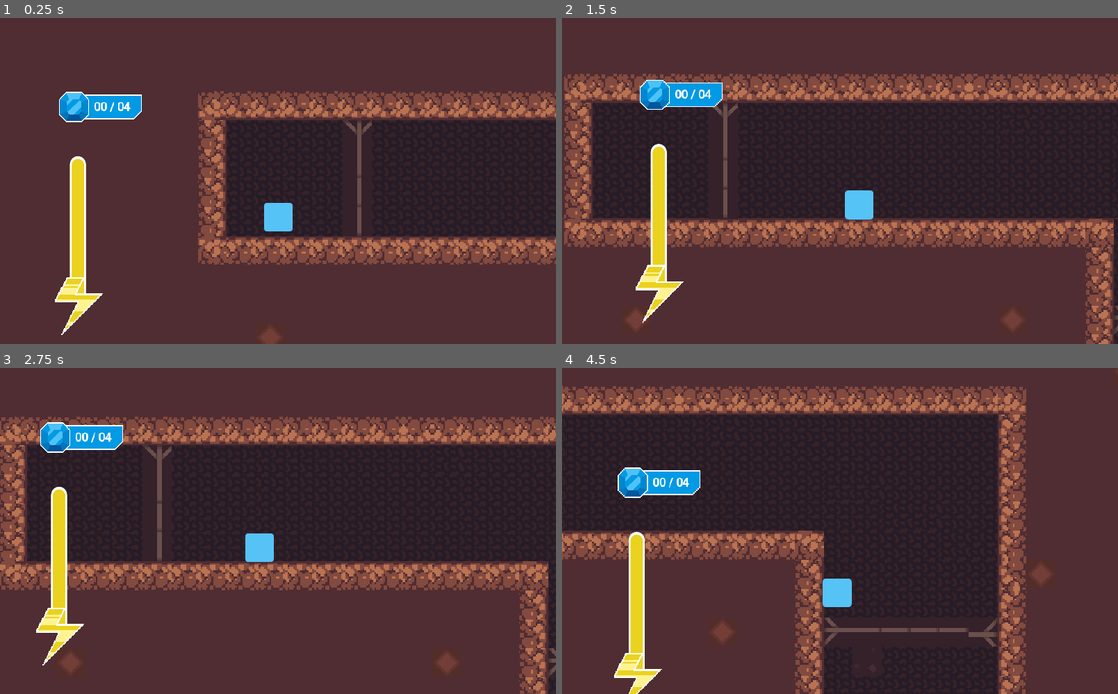
Above: before the commit, frames 1-4 (two rows, left to right).
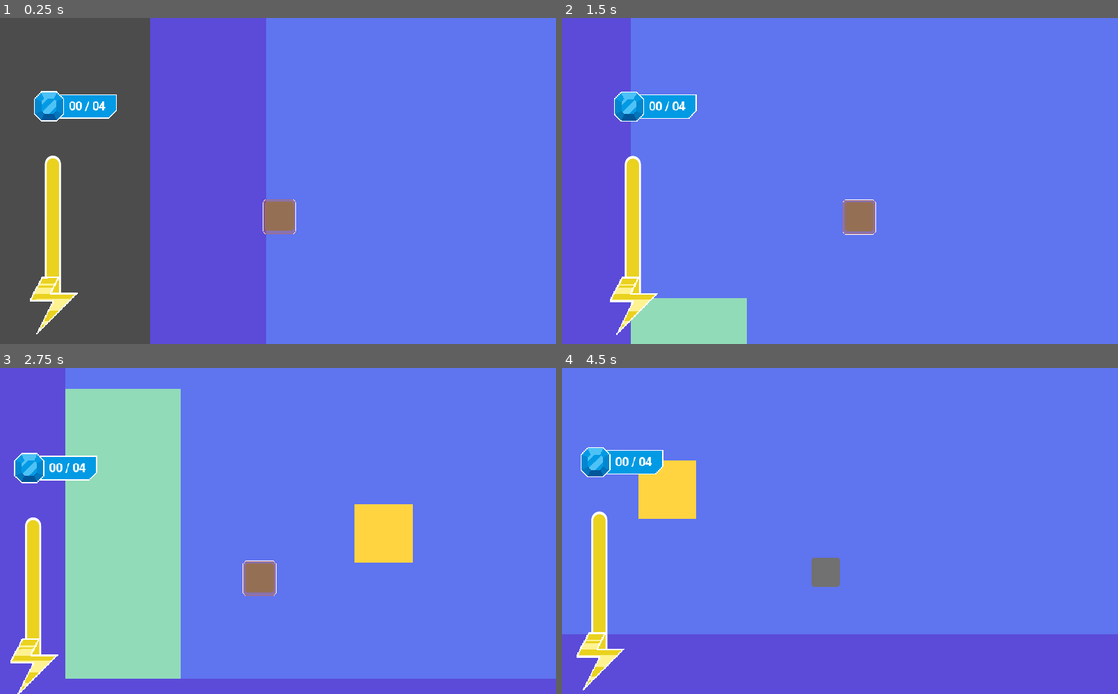
Above: after the commit, the same moments.

Repository: JPabloMF/astrominer-game
Game: Godot game, scene res://scenes/worlds/test/TestWorld.tscn
Two runs of this game, one before a commit and one after it. Both use one fixed random seed, a clock stepped at 60 frames per second and the inputs below. Before the commit the project starts from res://scenes/worlds/dirt/World1.tscn.
Inputs:
- Up to frame 1 (0.25 s): no input
- Up to frame 2 (1.5 s): hold Right (ui_right) from 0.53 s (still down); tap Z (ui_up) at 0.77 s
- Up to frame 3 (2.75 s): tap Z (ui_up) at 1.52 s; release Right (ui_right) at 2.03 s; hold Left (ui_left) from 2.03 s (still down)
- Up to frame 4 (4.5 s): release Left (ui_left) at 2.78 s; hold Right (ui_right) 2.78-4.28 s; tap Z (ui_up) at 3.02, 3.77 s; hold Left (ui_left) from 4.28 s (still down)

The runs differ from the first frame. In frame 1, 100% of the frame differs, in the area x 0-100%, y 0-100%; in frame 2, 100%; in frame 3, 100%; in frame 4, 100%.

Commit message:
Protection shield
* Protection shield sprite
* Protection shield script
* Protection shield functionality, when you receive damage you'll lost
the shield

Diff:
--- a/project.godot
+++ b/project.godot
@@ -16,7 +16,7 @@
 [application]
 
 config/name="Astro Miner"
-run/main_scene="res://scenes/worlds/dirt/World1.tscn"
+run/main_scene="res://scenes/worlds/test/TestWorld.tscn"
 config/icon="res://icon.png"
 
 [display]
--- a/scenes/Player.tscn
+++ b/scenes/Player.tscn
@@ -1,10 +1,11 @@
-[gd_scene load_steps=8 format=2]
+[gd_scene load_steps=10 format=2]
 
 [ext_resource path="res://scripts/Player.gd" type="Script" id=1]
 [ext_resource path="res://icon.png" type="Texture" id=2]
 [ext_resource path="res://scenes/UI/GemsIndicator.tscn" type="PackedScene" id=3]
 [ext_resource path="res://scenes/UI/EnergyBar.tscn" type="PackedScene" id=4]
 [ext_resource path="res://scenes/UI/Energy.tscn" type="PackedScene" id=5]
+[ext_resource path="res://sprites/test/shield.png" type="Texture" id=6]
 
 [sub_resource type="RectangleShape2D" id=1]
 extents = Vector2( 25.2421, 25.2145 )
@@ -12,47 +13,61 @@
 [sub_resource type="RectangleShape2D" id=2]
 extents = Vector2( 25.8367, 26.5996 )
 
+[sub_resource type="RectangleShape2D" id=3]
+extents = Vector2( 31.6365, 32.0582 )
+
 [node name="Player" type="KinematicBody2D"]
 position = Vector2( 128, 576 )
 z_index = 1
 script = ExtResource( 1 )
 
 [node name="PlayerSprite" type="Sprite" parent="."]
-position = Vector2( -6.98659, -70.9866 )
+position = Vector2( -0.364944, -0.267456 )
 scale = Vector2( 0.5, 0.5 )
 texture = ExtResource( 2 )
 
 [node name="CollisionShape2D" type="CollisionShape2D" parent="."]
-position = Vector2( -6.54063, -71.1353 )
+position = Vector2( 0.0810165, -0.416199 )
 scale = Vector2( 0.6, 0.6 )
 shape = SubResource( 1 )
 
 [node name="Player" type="Area2D" parent="."]
 
 [node name="CollisionShape2D" type="CollisionShape2D" parent="Player"]
-position = Vector2( -6.83794, -69.946 )
+position = Vector2( -0.216301, 0.773132 )
 scale = Vector2( 0.6, 0.6 )
 shape = SubResource( 2 )
 
 [node name="Camera2D" type="Camera2D" parent="."]
-position = Vector2( -7.38885, -89.3672 )
+position = Vector2( -0.767208, -18.6481 )
 current = true
 zoom = Vector2( 0.6, 0.6 )
 smoothing_enabled = true
 smoothing_speed = 10.0
 
 [node name="EnergyBar" parent="." instance=ExtResource( 4 )]
-margin_left = -236.835
-margin_top = 21.9367
-margin_right = -76.8353
-margin_bottom = 38.9367
+margin_left = -258.698
+margin_top = 93.4129
+margin_right = -98.6986
+margin_bottom = 110.413
 
 [node name="Energy" parent="." instance=ExtResource( 5 )]
 
 [node name="GemsIndicator" parent="." instance=ExtResource( 3 )]
-margin_left = -224.737
-margin_top = -202.99
-margin_right = -224.737
-margin_bottom = -202.99
+margin_left = -246.6
+margin_top = -131.514
+margin_right = -246.6
+margin_bottom = -131.514
 rect_scale = Vector2( 0.52, 0.519998 )
+
+[node name="Shield" type="Sprite" parent="."]
+position = Vector2( -0.249817, 0.306985 )
+scale = Vector2( 0.578911, 0.610231 )
+texture = ExtResource( 6 )
+
+[node name="Shield" type="Area2D" parent="Shield"]
+
+[node name="CollisionShape2D" type="CollisionShape2D" parent="Shield/Shield"]
+shape = SubResource( 3 )
 [connection signal="area_entered" from="Player" to="." method="_on_Player_area_entered"]
+[connection signal="area_entered" from="Shield/Shield" to="." method="_on_Shield_area_entered"]
--- a/scenes/worlds/test/TestWorld.tscn
+++ b/scenes/worlds/test/TestWorld.tscn
@@ -1,14 +1,25 @@
-[gd_scene load_steps=3 format=2]
+[gd_scene load_steps=4 format=2]
 
 [ext_resource path="res://scenes/Player.tscn" type="PackedScene" id=1]
 [ext_resource path="res://tilesets/TilesetTest.tres" type="TileSet" id=2]
 
+[sub_resource type="RectangleShape2D" id=1]
+extents = Vector2( 33.8016, 21.9993 )
+
 [node name="TestWorld" type="Node2D"]
-
-[node name="Player" parent="." instance=ExtResource( 1 )]
-position = Vector2( 448, 1408 )
 
 [node name="TileMap" type="TileMap" parent="."]
 tile_set = ExtResource( 2 )
 format = 1
-tile_data = PoolIntArray( 0, 0, 0, 1, 0, 0, 2, 0, 0, 3, 0, 0 …(5838 unchanged characters)…  1245189, 5, 0, 1245190, 5, 0, 1245191, 5, 0, 1245192, 5, 0, 1245193, 5, 0, 12451 …(1495 unchanged characters)…
+tile_data = PoolIntArray( 0, 0, 0, 1, 0, 0, 2, 0, 0, 3, 0, 0 …(5838 unchanged characters)…  1245189, 5, 0, 1245190, 5, 0, 1245191, 4, 0, 1245192, 5, 0, 1245193, 5, 0, 12451 …(1495 unchanged characters)…
+
+[node name="Player" parent="." instance=ExtResource( 1 )]
+
+[node name="Trap" type="Area2D" parent="."]
+position = Vector2( 480, 1280 )
+__meta__ = {
+"_edit_group_": true
+}
+
+[node name="CollisionShape2D" type="CollisionShape2D" parent="Trap"]
+shape = SubResource( 1 )
--- a/scripts/Player.gd
+++ b/scripts/Player.gd
@@ -7,17 +7,32 @@
 const DIRECTIONS = {"RIGHT": "right", "LEFT": "left", "UP": "up", "DOWN": "down"}
 var flyDistance = 100
 var gems_ammount = 0
-var lives = 2
+var has_shield = true
+var _timer = null
 
 onready var energy_bar = $EnergyBar
 onready var player_energy = $Energy
 
 onready var gem_indicator_label = $GemsIndicator/Label
 
+func get_timer():
+	_timer = Timer.new()
+	add_child(_timer)
+	_timer.connect("timeout", self, "_on_Timer_timeout")
+	_timer.set_wait_time(1.5)
+	_timer.set_one_shot(false) # Make sure it loops
+
+func start_timer():
+	_timer.start()
+
+func stop_timer():
+	_timer.stop()
+
 func _ready():
 	player_energy.connect("changed",energy_bar,"set_value")
 	player_energy.connect("max_changed",energy_bar,"set_max")
 	player_energy.initialize()
+	get_timer()
 
 func get_which_wall_collided():
 	for i in range(get_slide_count()):
@@ -71,7 +86,15 @@
 	gem_indicator_label.text = "0{gems_ammount} / 04".format({"gems_ammount": str(gems_ammount)})
 
 func handle_take_damage():
-	lives = 1
+	if not has_shield:
+		get_tree().reload_current_scene()
+
+func handle_shield_take_damage():
+	remove_child($Shield)
+	start_timer()
+
+func _on_Timer_timeout():
+	has_shield = false
 
 func _on_Player_area_entered(area):
 	var area_name = area.get_name()
@@ -80,3 +103,9 @@
 			handle_gem_picked()
 		"Trap":
 			handle_take_damage()
+
+func _on_Shield_area_entered(area):
+	var area_name = area.get_name()
+	match area_name:
+		"Trap":
+			handle_shield_take_damage()
Binary file changed: icon.png
Binary file added: sprites/test/shield.png
Not shown, added: sprites/test/shield.png.import
